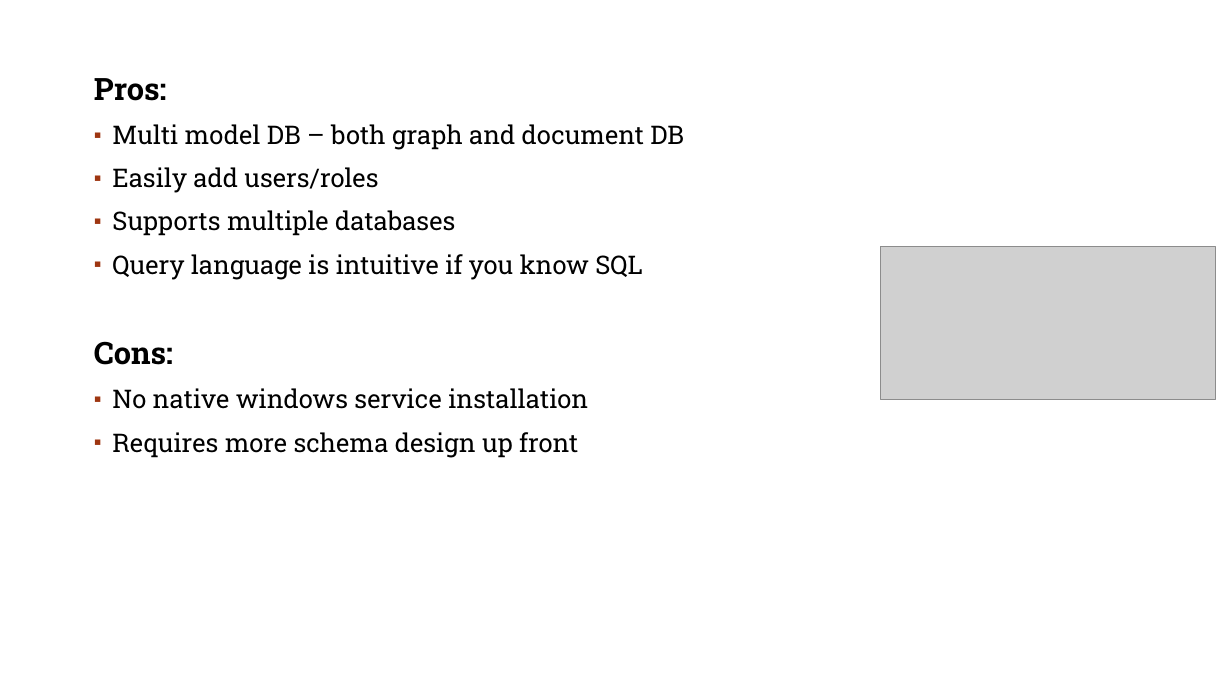
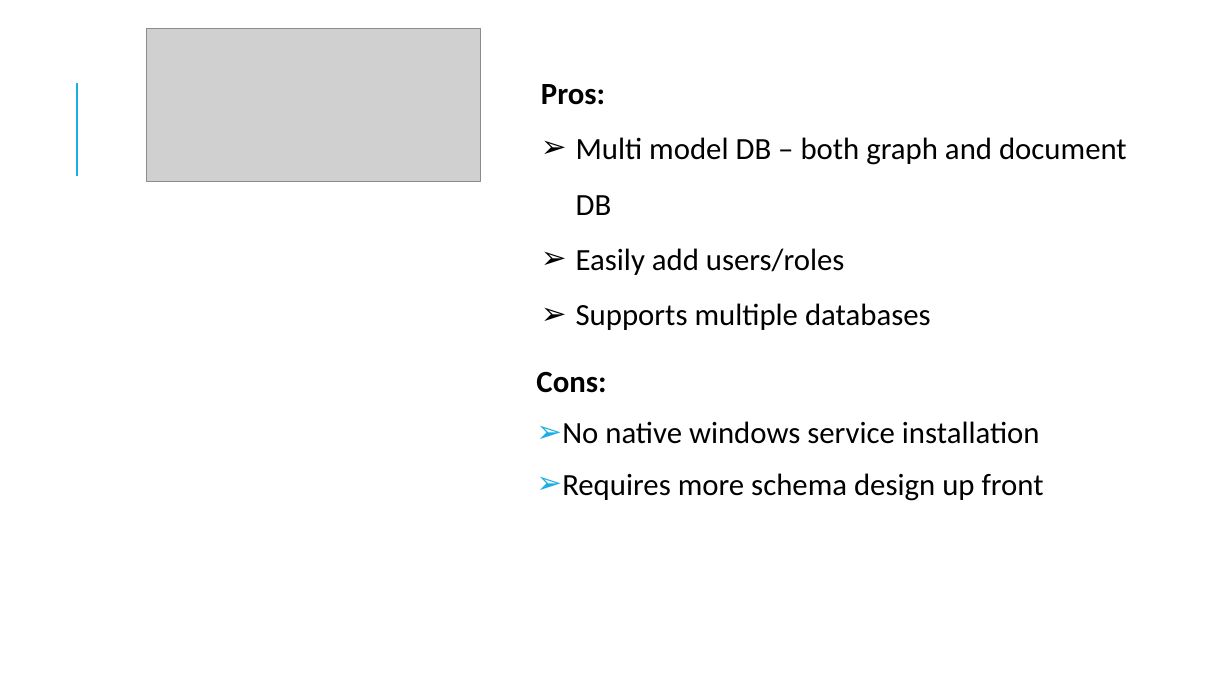
Before and after one commit to jenparker1975/Diabook, a slide deck: slide 13 of presentation/Graph DBs.pptx (slide 8 before the commit). Drawn at 1232x693 pixels with LibreOffice and Linux fonts; fonts in the diff are those of the drawing; grey boxes stand for pictures; background and template pictures are left out. Boxes give left, top, right and bottom in pixels: in the first picture for what was removed or moved away, otherwise in the second. Text is boxed around its words. In the diff, an @@ line names an element or a change of style, - is before the commit and + after.

```diff
--- a/presentation/Graph DBs.pptx
+++ b/presentation/Graph DBs.pptx
@@ picture: place and size @@
-picture at box(881, 247, 1215, 399)
+picture at box(147, 29, 482, 181)
@@ line added from (77, 176) to (77, 83), #1CADE4 1.5 pt @@
@@ text at box(94, 78, 684, 280): paragraphs removed @@
-Pros:
-▪ Multi model DB – both graph and document DB
-▪ Easily add users/roles
-▪ Supports multiple databases
-▪ Query language is intuitive if you know SQL
@@ text added at box(541, 84, 1127, 330), 24 pt, text #000000 @@
+Pros:
+➢ Multi model DB – both graph and document DB
+➢ Easily add users/roles
+➢ Supports multiple databases
@@ text "Cons:": place and size @@
-text "Cons:" at box(94, 78, 684, 458)
+text "Cons:" at box(536, 371, 1044, 501)
@@ text "Cons:" at box(536, 371, 1044, 501): font Roboto Slab to Calibri, size 20 to 24 pt; more space between paragraphs; bullet ▪ to ➢; bullet colour #9E3611 to #1CADE4 @@
```
Also in this commit, not shown: 28 other slides changed, 14 slides added, 1 slide removed, 5 other files.
